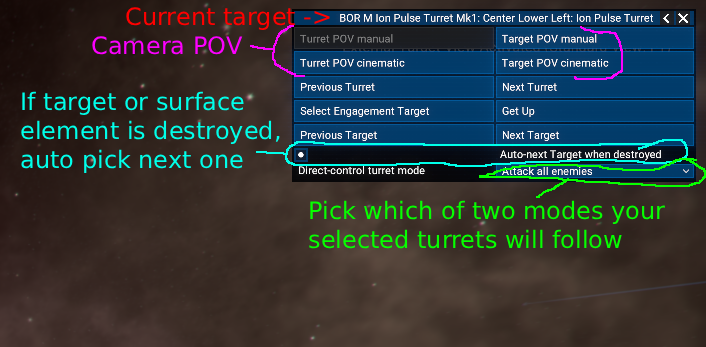
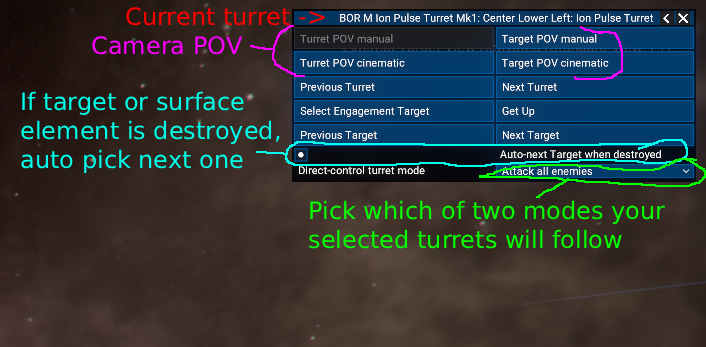
Revision of a layered 706 x 347 image; what changed, layer by layer:
renamed "Current target ->" to "Current turret ->", painted on it over [233, 8, 330, 30]